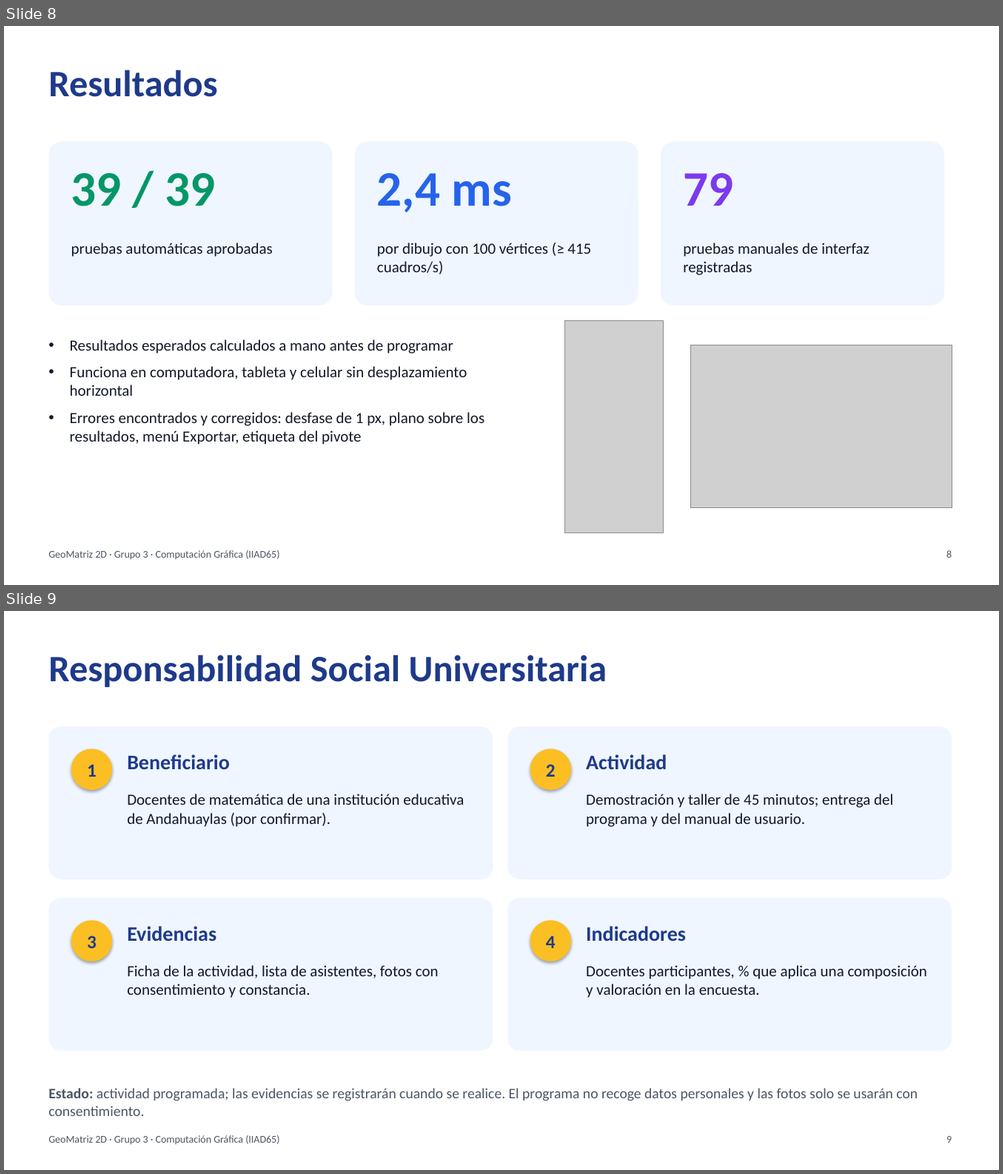
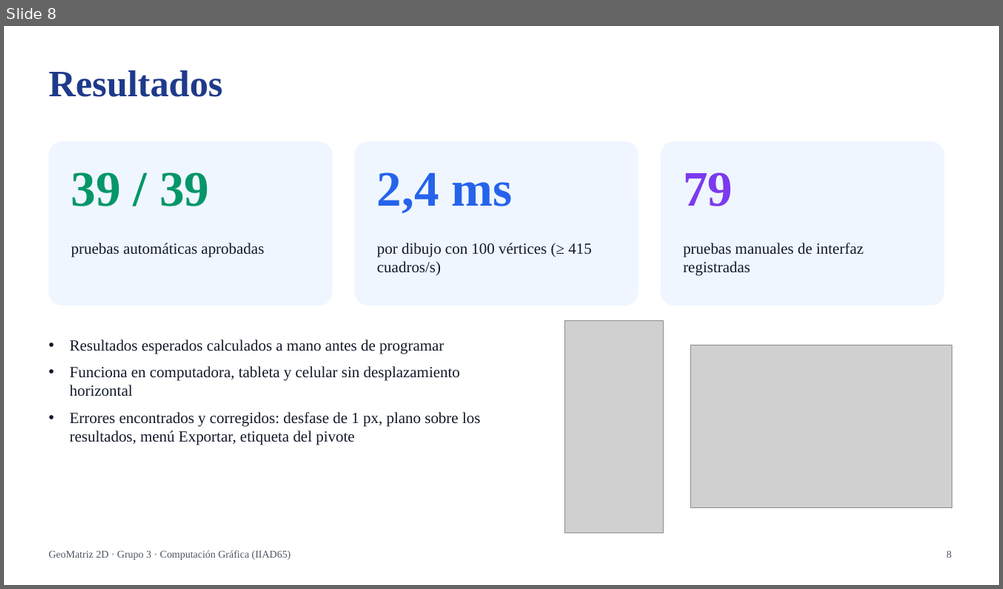
Before and after one commit to zarabia123/COMPUTACION-GRAFICA, a slide deck: docs/entrega/6_Presentacion.pptx. Shown one above the other, each under a label of ours: slides 8 and 9 before the commit, slide 8 after it. The pictures are 1003x1174 and 1003x589 pixels, drawn with LibreOffice and Linux fonts; fonts in the diff are those of the drawing; grey boxes stand for pictures. Boxes give left, top, right and bottom in pixels: in the first picture for what was removed or moved away, otherwise in the second. Text is boxed around its words. In the diff, an @@ line names an element or a change of style, - is before the commit and + after.

```diff
--- a/docs/entrega/6_Presentacion.pptx
+++ b/docs/entrega/6_Presentacion.pptx
@@ slide 9 removed at box(4, 611, 999, 1170), background #FFFFFF @@
@@ text removed at box(48, 655, 607, 687) @@
-Responsabilidad Social Universitaria
@@ rounded rectangle removed at box(48, 726, 492, 880) @@
@@ rounded rectangle removed at box(508, 726, 951, 880) @@
@@ ellipse removed at box(71, 749, 112, 790) @@
-1
@@ text removed at box(127, 755, 230, 769) @@
-Beneficiario
@@ ellipse removed at box(530, 749, 571, 790) @@
-2
@@ text removed at box(586, 755, 666, 769) @@
-Actividad
@@ text removed at box(127, 794, 464, 827) @@
-Docentes de matemática de una institución educativa de Andahuaylas (por confirmar).
@@ text removed at box(586, 794, 893, 827) @@
-Demostración y taller de 45 minutos; entrega del programa y del manual de usuario.
@@ rounded rectangle removed at box(48, 898, 492, 1051) @@
@@ rounded rectangle removed at box(508, 898, 951, 1051) @@
@@ ellipse removed at box(71, 920, 112, 962) @@
-3
@@ ellipse removed at box(530, 920, 571, 962) @@
-4
@@ text removed at box(127, 926, 216, 941) @@
-Evidencias
@@ text removed at box(586, 926, 686, 941) @@
-Indicadores
@@ text removed at box(127, 965, 438, 998) @@
-Ficha de la actividad, lista de asistentes, fotos con consentimiento y constancia.
@@ text removed at box(586, 965, 927, 998) @@
-Docentes participantes, % que aplica una composición y valoración en la encuesta.
@@ text removed at box(48, 1088, 917, 1116) @@
-Estado: actividad programada; las evidencias se registrarán cuando se realice. El programa no recoge datos personales y las fotos solo se usarán con consentimiento.
@@ text removed at box(48, 1136, 279, 1145) @@
-GeoMatriz 2D · Grupo 3 · Computación Gráfica (IIAD65)
@@ text removed at box(946, 1136, 951, 1143) @@
-9
@@ slide 8 changed as well @@
@@ font Calibri to Times New Roman in 9 elements at box(48, 70, 222, 97), box(71, 173, 209, 207), box(71, 243, 264, 258), box(377, 173, 512, 214), box(377, 243, 591, 275), box(683, 173, 732, 207), box(683, 243, 863, 276), box(70, 340, 480, 446), box(48, 551, 291, 560) @@
```
Also in this commit, not shown: 8 other slides changed, 1 slide added, 21 other files.
